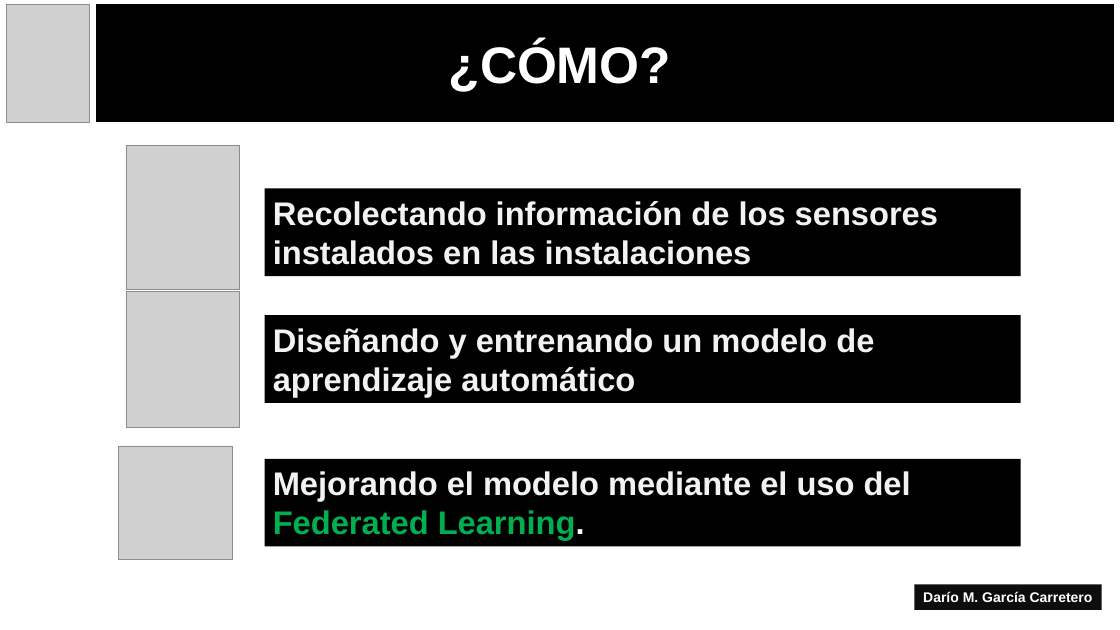
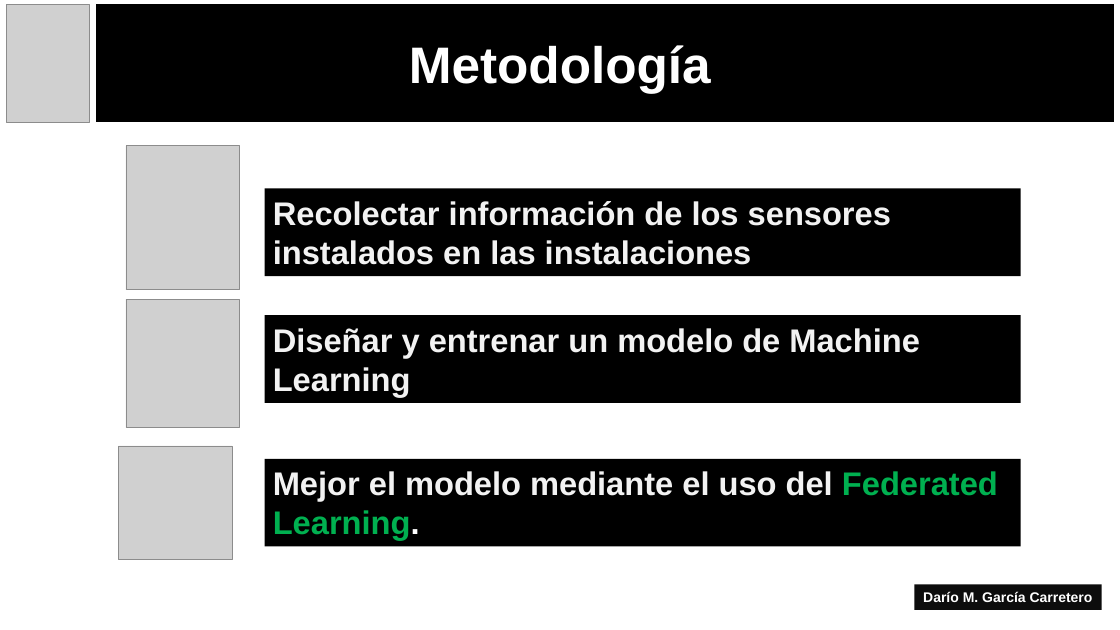
Before and after one commit to Borogum/masterdatacience, a slide deck: slide 4 of doc/TFM.pptx. Drawn at 1120x630 pixels with LibreOffice and Linux fonts; fonts in the diff are those of the drawing; grey boxes stand for pictures. Boxes give left, top, right and bottom in pixels: in the first picture for what was removed or moved away, otherwise in the second. Text is boxed around its words. In the diff, an @@ line names an element or a change of style, - is before the commit and + after.

Commit message:
Update presentation

```diff
--- a/doc/TFM.pptx
+++ b/doc/TFM.pptx
@@ text at (409,45,711,93): text changed @@
-¿CÓMO?
+Metodología
@@ text in rectangle at (273,201,891,265): text changed @@
-Recolectando información de los sensores instalados en las instalaciones
+Recolectar información de los sensores instalados en las instalaciones
@@ picture: place and size @@
-picture at (126,292,239,429)
+picture at (126,299,239,428)
@@ text in rectangle at (273,328,919,397): text changed @@
-Diseñando y entrenando un modelo de aprendizaje automático
+Diseñar y entrenar un modelo de Machine Learning
@@ text in rectangle at (273,471,998,540): text changed @@
-Mejorando el modelo mediante el uso del Federated Learning.
+Mejor el modelo mediante el uso del Federated Learning.
```
Also in this commit, not shown: 2 other slides changed, 3 slides added.
